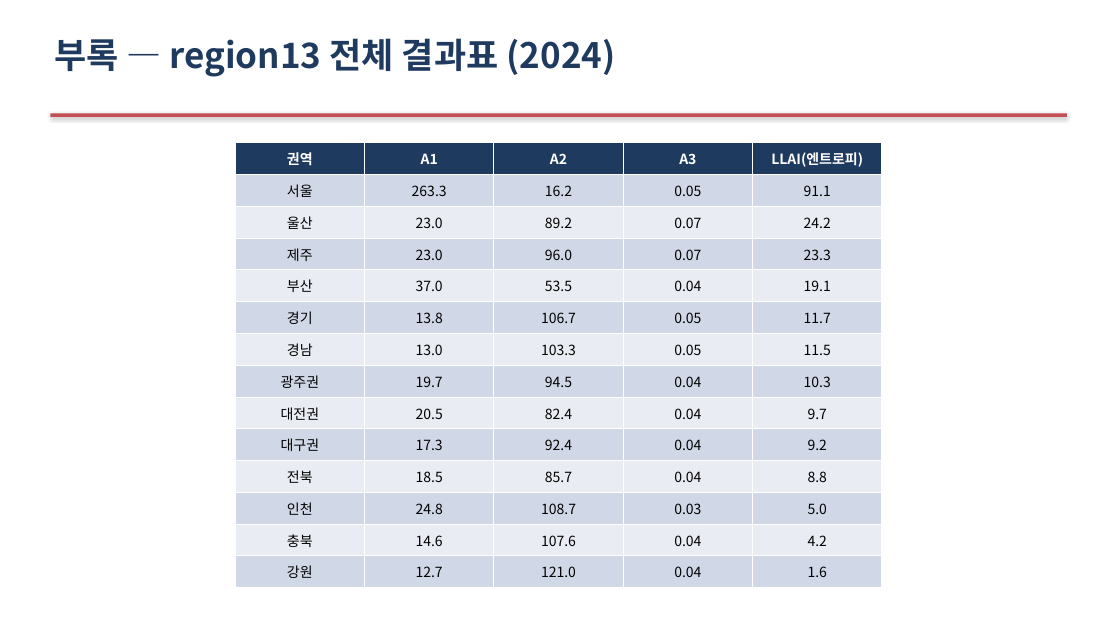
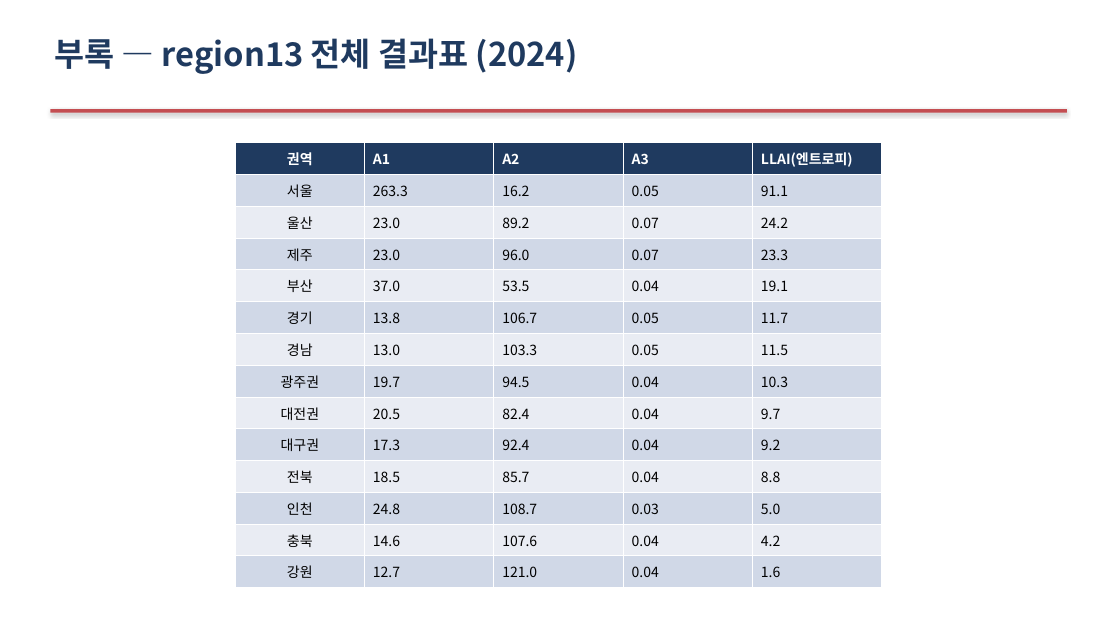
Before and after one commit to Allenkeem/llai-project, a slide deck: slide 20 of reports/발표자료.pptx. Drawn at 1120x630 pixels with LibreOffice and Linux fonts; fonts in the diff are those of the drawing. Boxes give left, top, right and bottom in pixels: in the first picture for what was removed or moved away, otherwise in the second. Text is boxed around its words. In the diff, an @@ line names an element or a change of style, - is before the commit and + after.

```diff
--- a/reports/발표자료.pptx
+++ b/reports/발표자료.pptx
@@ text "부록 — region13 전체 결과표 ..." at [54, 38, 578, 74]: size 30 to 28 pt @@
@@ rectangle: place and size @@
-rectangle at [50, 113, 1067, 117]
+rectangle at [50, 109, 1067, 113]
@@ table at [235, 143, 882, 588] @@
@@ alignment centre to left @@
```
Also in this commit, not shown: 20 other slides changed, 1 other file.
